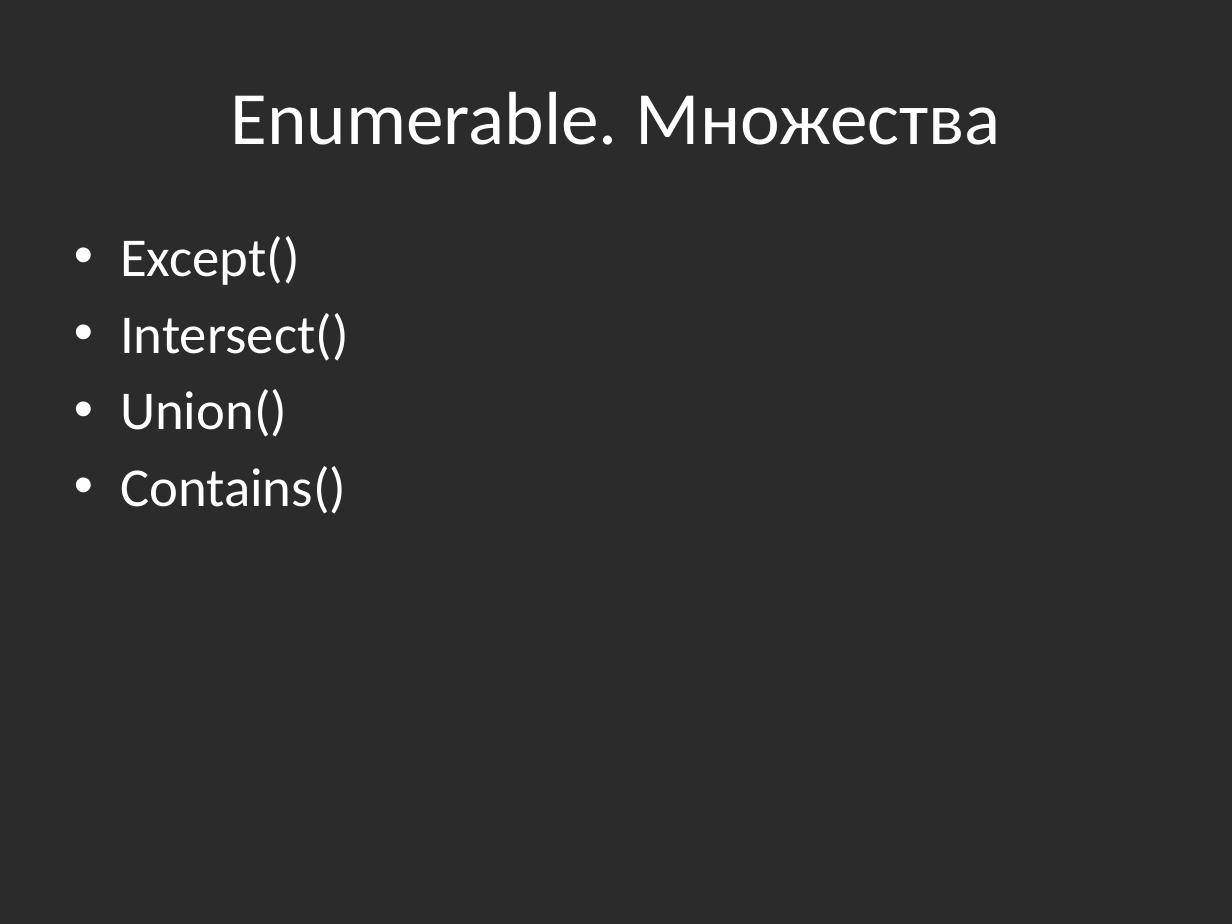
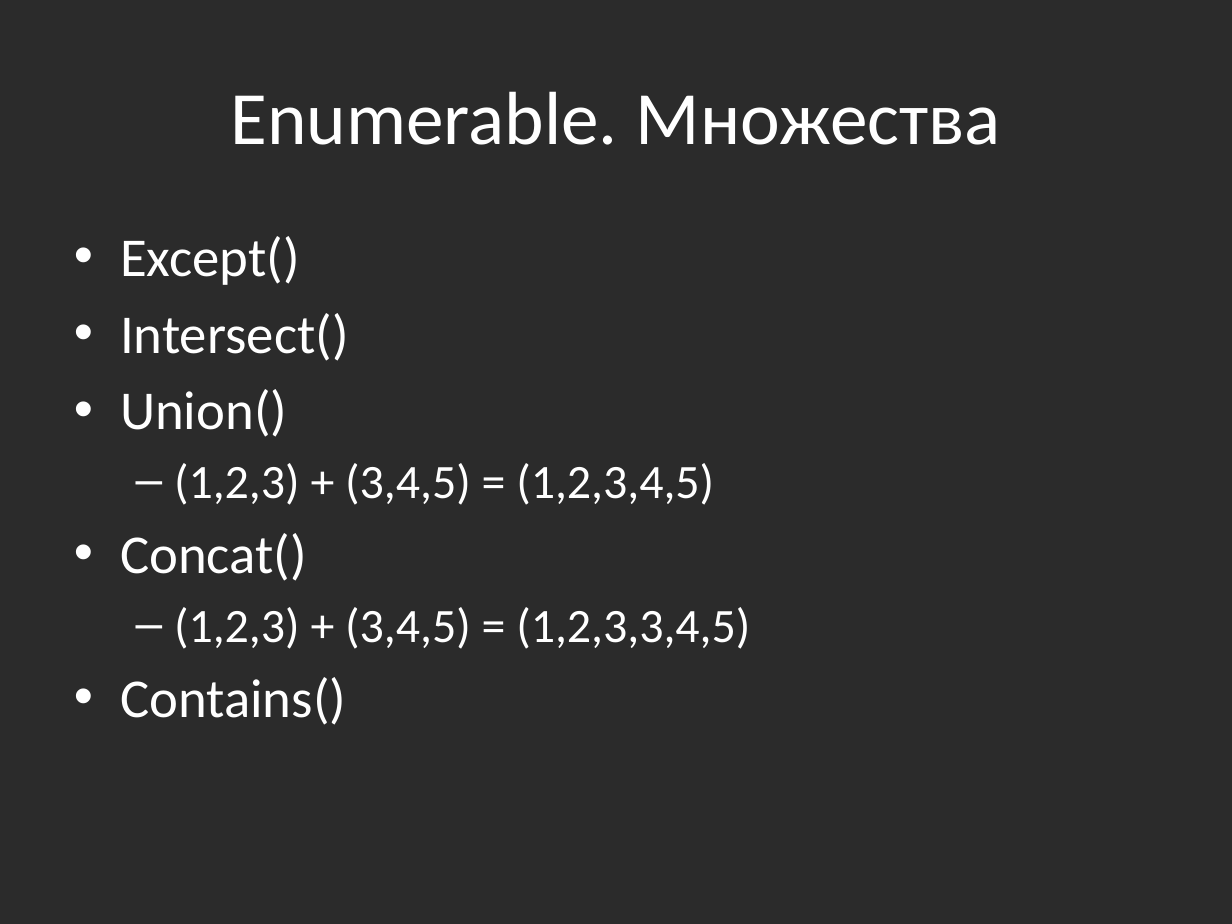
Before and after one commit to bazile/Training, a slide deck: slide 20 of Presentation/lesson-11-linq.pptx. Drawn at 1232x924 pixels with LibreOffice and Linux fonts; fonts in the diff are those of the drawing; background and template pictures are left out; a plain dark background stands for a picture behind light text. Boxes give left, top, right and bottom in pixels: in the first picture for what was removed or moved away, otherwise in the second. Text is boxed around its words. In the diff, an @@ line names an element or a change of style, - is before the commit and + after.

```diff
--- a/Presentation/lesson-11-linq.pptx
+++ b/Presentation/lesson-11-linq.pptx
@@ text at (120, 463, 750, 649): paragraphs added @@
+  – (1,2,3) + (3,4,5) = (1,2,3,4,5)
+• Concat()
+  – (1,2,3) + (3,4,5) = (1,2,3,3,4,5)
```
Also in this commit, not shown: 1 other file.
